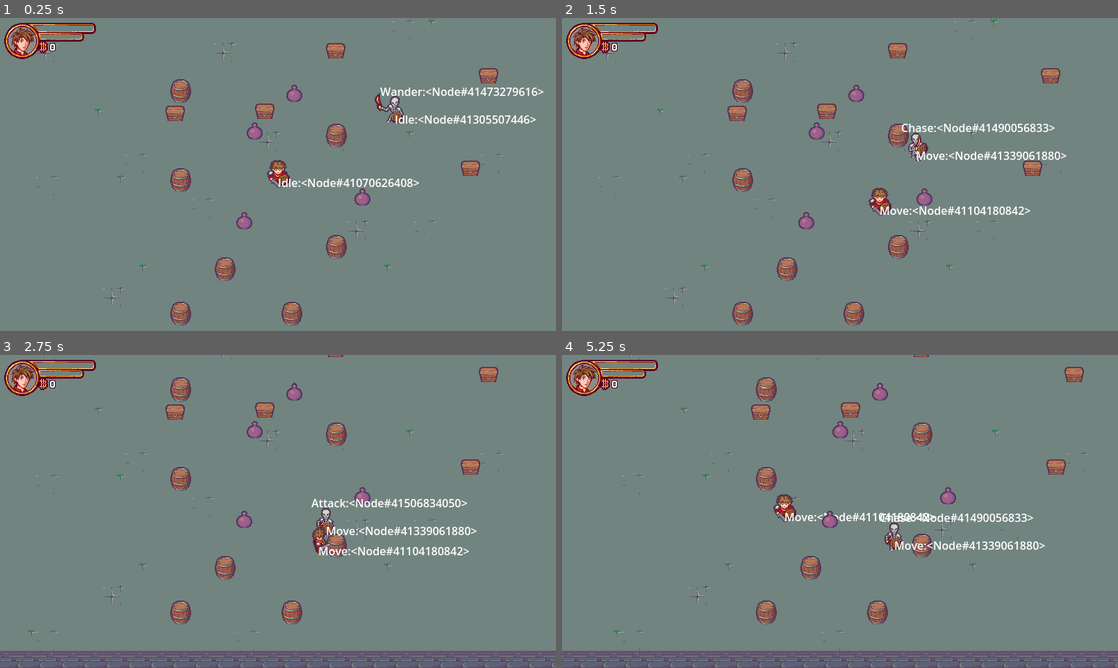
Above: before the commit, frames 1-4 (two rows, left to right).
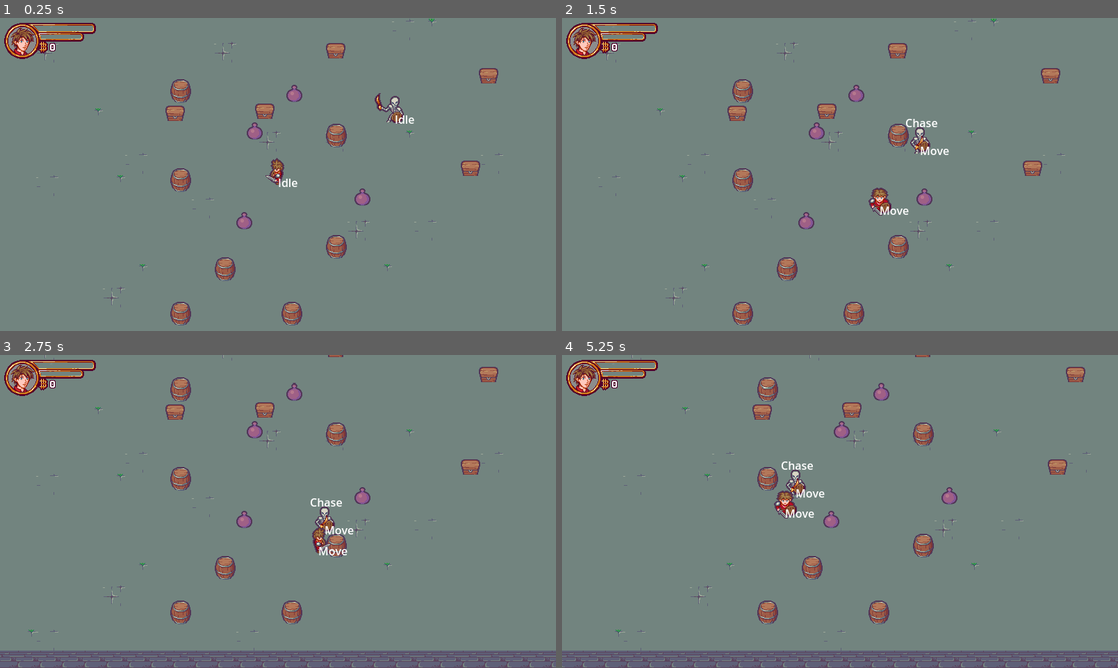
Above: after the commit, the same moments.

Repository: Cielight0/ZeldIsaac
Game: Godot game, scene res://Scenes/Levels/level.tscn
Same seed, same stepped clock (60 frames per second), same inputs: the game is played once before the commit and once after it. Sound files missing from this copy of the repository are replaced by a short silence.
Inputs:
- Up to frame 1 (0.25 s): no input
- Up to frame 2 (1.5 s): tap Enter (ui_accept) at 0.5, 0.77 s; hold Right (ui_right) 0.53-1.28 s; hold Down (ui_down) from 1.28 s (still down)
- Up to frame 3 (2.75 s): tap Enter (ui_accept) at 1.52 s; release Down (ui_down) at 2.03 s; hold Right (ui_right) from 2.03 s (still down)
- Up to frame 4 (5.25 s): release Right (ui_right) at 2.78 s; hold Up (ui_up) 2.78-3.53 s; tap Enter (ui_accept) at 3.02, 3.77, 4.52 s; hold Left (ui_left) 3.53-5.03 s; hold Down (ui_down) from 5.03 s (still down)

The runs differ from the first frame. In frame 1, 1.1% of the frame differs, in the area x 47-98%, y 22-55%; in frame 2, 1.3%; in frame 3, 1.2%; in frame 4, 4.5%, in the area x 0-100%, y 0-100%.
Error after the commit: Invalid call. Nonexistent function 'enter_state' in base 'Node'. (res://StateMachine/StateMachine.gd:24)

Commit message:
part 12: bug fix !

Diff:
--- a/Scenes/Actors/Actors.gd
+++ b/Scenes/Actors/Actors.gd
@@ -9,6 +9,8 @@
 @onready var attack_hitbox = $AttackHitbox
 @onready var audiostream = $AudioStreamPlayer2D
 
+var moving_direction := Vector2.ZERO : set = set_moving_direction, get = get_moving_direction
+var facing_direction := Vector2.DOWN : set = set_facing_direction, get = get_facing_direction
 
 var dir_dict : Dictionary = {
 	"Left": Vector2.LEFT,
@@ -22,19 +24,19 @@
 signal moving_direction_changed
 
 ### ACCESSORS###
-@export var facing_direction := Vector2.DOWN:
-	set(value):
-		if value !=facing_direction:
-			facing_direction = value
-			emit_signal("facing_direction_changed")
-	get:
-		return facing_direction
+func set_facing_direction(value: Vector2) -> void:
+	if facing_direction != value:
+		facing_direction = value
+		emit_signal("facing_direction_changed")
+func get_facing_direction() -> Vector2:
+	return facing_direction
 
-@export var moving_direction := Vector2.DOWN:
-	set(value):
-		if value !=moving_direction:
-			moving_direction = value
-			emit_signal("moving_direction_changed")
+func set_moving_direction(value: Vector2) -> void:
+	if value != moving_direction:
+		moving_direction = value
+		emit_signal("moving_direction_changed")
+func get_moving_direction() -> Vector2:
+	return moving_direction
 
 ### Connections ###
 func _ready() -> void:
@@ -74,6 +76,7 @@
 
 	if state_name != "":
 		animated_sprite.play(state_name+dir_name)
+		print(state_name+dir_name)
 
 ### SIGNAL RESPONSES###
 
--- a/Scenes/Actors/Characters/Character.gd
+++ b/Scenes/Actors/Characters/Character.gd
@@ -1,6 +1,8 @@
 extends Actor
 class_name Character
 @onready var input := Vector2.ZERO
+
+
 
 ### INPUTS ###
 func get_input():
--- a/Scenes/Actors/Characters/character.tscn
+++ b/Scenes/Actors/Characters/character.tscn
@@ -10,6 +10,8 @@
 
 [node name="Character" instance=ExtResource("1_s7o4m")]
 script = ExtResource("2_rgbi2")
+facing_direction = null
+moving_direction = null
 
 [node name="AnimatedPlayer" parent="." index="0"]
 sprite_frames = ExtResource("3_6wu55")
--- a/Scenes/Actors/Enemy/Enemy.gd
+++ b/Scenes/Actors/Enemy/Enemy.gd
@@ -1,2 +1,5 @@
 extends Actor
 class_name Enemy
+
+func _on_state_changed(_new_state:Node)->void:
+	super._on_state_changed(_new_state)
--- a/Scenes/Actors/Enemy/Skeleton/ChaseState.gd
+++ b/Scenes/Actors/Enemy/Skeleton/ChaseState.gd
@@ -5,4 +5,7 @@
 	owner.statemachine.set_state("Move")
 
 func update(_delta:float)->void:
-	owner._update_move_path(owner.target.global_position)
+	if owner.target == null:
+		return
+	else:
+		owner._update_move_path(owner.target.position)
--- a/Scenes/Actors/Enemy/Skeleton/skeleton.gd
+++ b/Scenes/Actors/Enemy/Skeleton/skeleton.gd
@@ -27,6 +27,7 @@
 func set_target_in_attack_area(value:bool)->void:
 	if value != target_in_attack_area:
 		target_in_attack_area = value
+		print("target in attack area")
 		emit_signal("target_in_attack_area_changed", target_in_attack_area)
 
 ###BUILT-IN###
@@ -42,6 +43,7 @@
 ###LOGIC###
 func move_along_path(delta: float)->void:
 	if path.is_empty():
+		print("path empty")
 		return
 
 	var dir = global_position.direction_to(path[0])
@@ -50,16 +52,18 @@
 	moving_direction = dir
 
 	if dist <= speed * delta:
-		move_and_collide(dir*dist)
-		path.erase(0)
+		var __= move_and_collide(dir*dist)
+		path.remove_at(0)
+		print(path)
 	else:
-		move_and_collide(dir*speed*delta)
+		var __= move_and_collide(dir*speed*delta)
+		print(path)
 
 func _update_move_path(dest: Vector2)->void:
 	path=[dest]
 
 func _update_target()->void:
-	if !target_in_attack_area && !target_in_attack_area:
+	if !target_in_chase_area && !target_in_attack_area:
 		target = null
 
 func _update_behaviour_state()->void:
@@ -88,6 +92,7 @@
 func _on_AttackArea_body_exited(body: Node2D)->void:
 	if body is Character:
 		set_target_in_attack_area(false)
+		_update_behaviour_state()
 
 func _on_ChaseArea_body_changed(_value: bool)->void:
 	_update_target()
@@ -99,3 +104,9 @@
 
 	if target_in_attack_area:
 		_update_behaviour_state()
+
+func _on_moving_direction_changed():
+	if abs(moving_direction.x) > abs(moving_direction.y):
+		facing_direction = (Vector2(sign(moving_direction).x,0))
+	else:
+		facing_direction = (Vector2(0,sign(moving_direction).y))
--- a/Scenes/Actors/Enemy/Skeleton/skeleton.tscn
+++ b/Scenes/Actors/Enemy/Skeleton/skeleton.tscn
@@ -6,7 +6,10 @@
 [ext_resource type="AudioStream" uid="uid://b2goreecfk6lk" path="res://assets/whoosh.ogg" id="4_giogj"]
 [ext_resource type="Script" path="res://Scenes/Actors/Enemy/Skeleton/EnemyMoveState.gd" id="5_31yxd"]
 [ext_resource type="Script" path="res://StateMachine/Statelabel.gd" id="5_pmkc4"]
+[ext_resource type="Script" path="res://Scenes/Actors/Enemy/Skeleton/AttackState.gd" id="5_slo4g"]
 [ext_resource type="Script" path="res://Scenes/Actors/Enemy/Skeleton/ChaseState.gd" id="5_wnior"]
+[ext_resource type="Script" path="res://Scenes/Actors/Enemy/BehaviourTree/WanderChase.gd" id="7_l8qhu"]
+[ext_resource type="Script" path="res://Scenes/Actors/Enemy/BehaviourTree/AttackState.gd" id="9_p71rl"]
 
 [sub_resource type="CapsuleShape2D" id="CapsuleShape2D_r2k0k"]
 radius = 11.0
@@ -19,10 +22,11 @@
 radius = 172.6
 
 [sub_resource type="CircleShape2D" id="CircleShape2D_gxyd5"]
-radius = 28.0179
+radius = 23.5372
 
 [node name="Skeleton" instance=ExtResource("1_bvvee")]
 script = ExtResource("2_jf4i4")
+speed = 175
 
 [node name="AnimatedPlayer" parent="." index="0"]
 sprite_frames = ExtResource("3_x8oox")
@@ -39,6 +43,9 @@
 [node name="AudioStreamPlayer2D" parent="." index="3"]
 stream = ExtResource("4_giogj")
 
+[node name="Attack" parent="StateMachine" index="1"]
+script = ExtResource("5_slo4g")
+
 [node name="Move" parent="StateMachine" index="2"]
 script = ExtResource("5_31yxd")
 
@@ -54,8 +61,14 @@
 shape = SubResource("CircleShape2D_gxyd5")
 one_way_collision_margin = 13.7
 
+[node name="Wander" parent="BehaviourTree" index="0"]
+script = ExtResource("7_l8qhu")
+
 [node name="Chase" parent="BehaviourTree" index="1"]
 script = ExtResource("5_wnior")
+
+[node name="Attack" parent="BehaviourTree" index="2"]
+script = ExtResource("9_p71rl")
 
 [node name="Label" type="Label" parent="BehaviourTree" index="3"]
 offset_left = -21.0
--- a/Scenes/Actors/Enemy/enemy.tscn
+++ b/Scenes/Actors/Enemy/enemy.tscn
@@ -7,6 +7,8 @@
 
 [node name="Enemy" instance=ExtResource("1_dvmqw")]
 script = ExtResource("2_5oxif")
+facing_direction = null
+moving_direction = null
 
 [node name="ChaseArea" type="Area2D" parent="." index="5"]
 
--- a/Scenes/Levels/level.tscn
+++ b/Scenes/Levels/level.tscn
@@ -10,7 +10,6 @@
 [ext_resource type="Script" path="res://Scenes/UI/HUD/HUD.gd" id="8_0wusw"]
 [ext_resource type="FontFile" uid="uid://cn5fuf0okhhdn" path="res://Scenes/UI/Font/BabaMediumPixels.ttf" id="9_5t7ei"]
 [ext_resource type="Script" path="res://Scenes/Levels/CoinFactory.gd" id="11_i82lj"]
-[ext_resource type="AudioStream" uid="uid://cu75duys73myx" path="res://assets/Music/05 - DavidKBD - Belmont Chronicles Pack - Abandoned Church.ogg" id="12_t5wka"]
 [ext_resource type="PackedScene" uid="uid://dn0psv3ohug7g" path="res://Scenes/Actors/Enemy/Skeleton/Skeleton.tscn" id="13_n7et7"]
 [ext_resource type="PackedScene" uid="uid://boxqmg07xhpgo" path="res://Scenes/Actors/Characters/character.tscn" id="13_vhkv7"]
 
@@ -370,11 +369,12 @@
 
 [node name="LevelMusic" type="AudioStreamPlayer2D" parent="."]
 position = Vector2(671, 283)
-stream = ExtResource("12_t5wka")
 volume_db = -20.019
 
 [node name="Character" parent="." instance=ExtResource("13_vhkv7")]
 position = Vector2(537, 317)
+facing_direction = null
+moving_direction = null
 
 [node name="Skeleton" parent="." instance=ExtResource("13_n7et7")]
 position = Vector2(705, 226)
--- a/StateMachine/StateMachine.gd
+++ b/StateMachine/StateMachine.gd
@@ -39,5 +39,4 @@
 	set_state(get_child(0))
 
 func _physics_process(delta:float)->void:
-		if current_state != null:
-			current_state.update(delta)
+		current_state.update(delta)
--- a/StateMachine/Statelabel.gd
+++ b/StateMachine/Statelabel.gd
@@ -1,11 +1,15 @@
 extends Label
+
 
 func _ready():
 	get_parent().state_changed.connect(_on_StateMachine_State_changed)
 	_update_text(get_parent().current_state)
 
 func _update_text(state: Node)->void:
-	set_text(str(state))
+	if state == null:
+		return
+	else:
+		set_text(state.name)
 
 func _on_StateMachine_State_changed(state : Node)->void:
 	_update_text(state)
Not shown: 1 places in Scenes/Actors/Enemy/Skeleton/skeleton.tscn that only renumber resources
Not shown: 1 places in Scenes/Levels/level.tscn that only renumber resources
